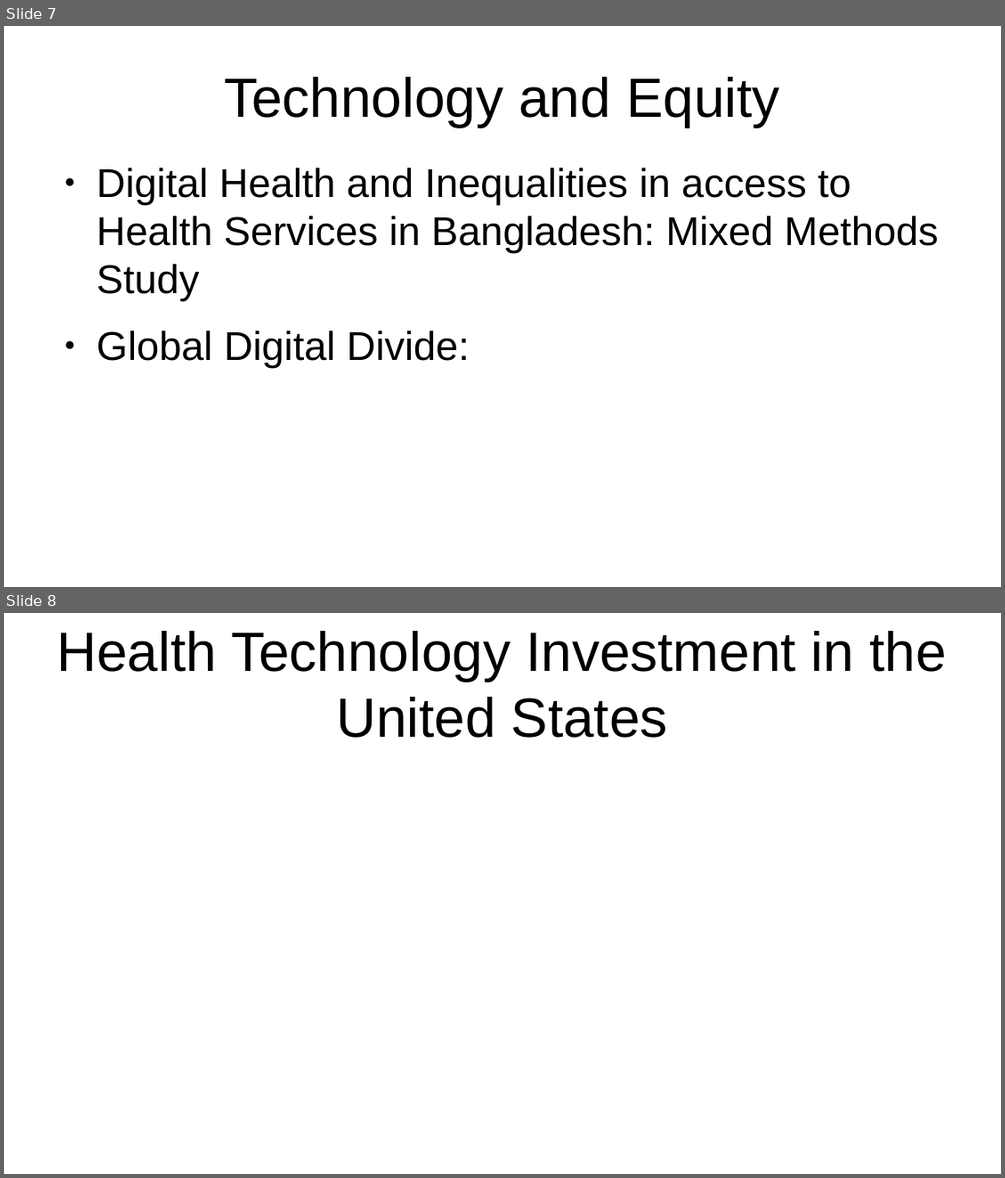
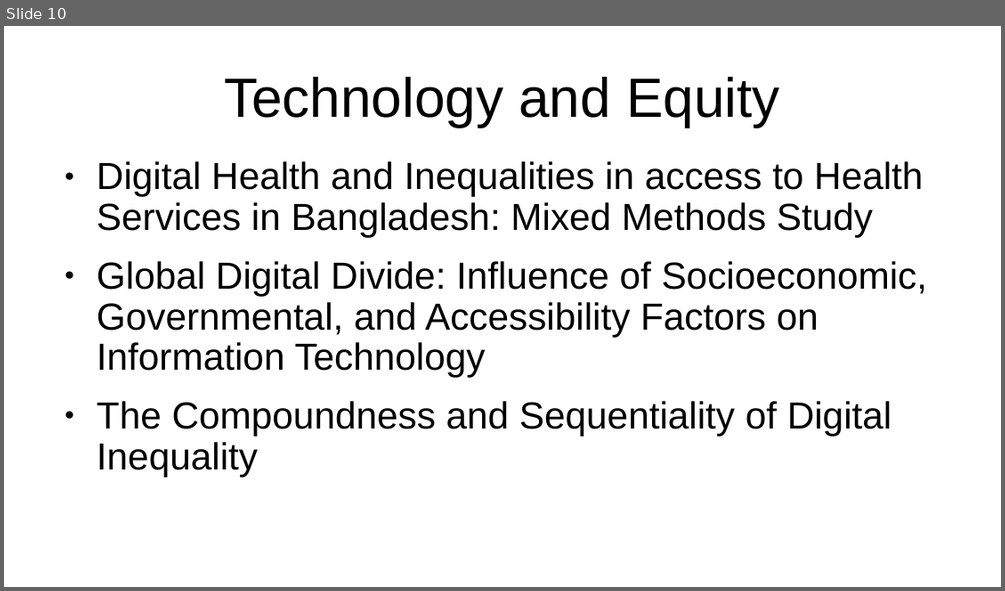
Before and after one commit to vicky-playground/EHR-GDP, a slide deck: does_gdp_impact_health_information_technology_investment.odp. Shown one above the other, each under a label of ours: slides 7 and 8 before the commit, slide 10 after it. The pictures are 1005x1178 and 1005x591 pixels, drawn with LibreOffice and Linux fonts; fonts in the diff are those of the drawing. Boxes give left, top, right and bottom in pixels: in the first picture for what was removed or moved away, otherwise in the second. Text is boxed around its words. In the diff, an @@ line names an element or a change of style, - is before the commit and + after.

```diff
--- a/does_gdp_impact_health_information_technology_investment.odp
+++ b/does_gdp_impact_health_information_technology_investment.odp
@@ slide 8 removed at box(4, 613, 1001, 1174), background #FFFFFF @@
@@ title removed at box(57, 631, 946, 738) @@
-Health Technology Investment in the United States
@@ what was slide 7 is now slide 10 @@
@@ slide 10 changed as well @@
@@ text at box(97, 161, 922, 237): size 32 to 30 pt in "Digital Health and Inequalities in access to ..."; indent changed; line spacing 1 to 0.9 @@
@@ text at box(97, 261, 928, 476): text changed; size 32 to 30 pt @@
-● Global Digital Divide:
+● Global Digital Divide: Influence of Socioeconomic, Governmental, and Accessibility Factors on Information Technology
+● The Compoundness and Sequentiality of Digital Inequality
```
Also in this commit, not shown: 12 other slides changed, 5 slides added, 9 other files.
